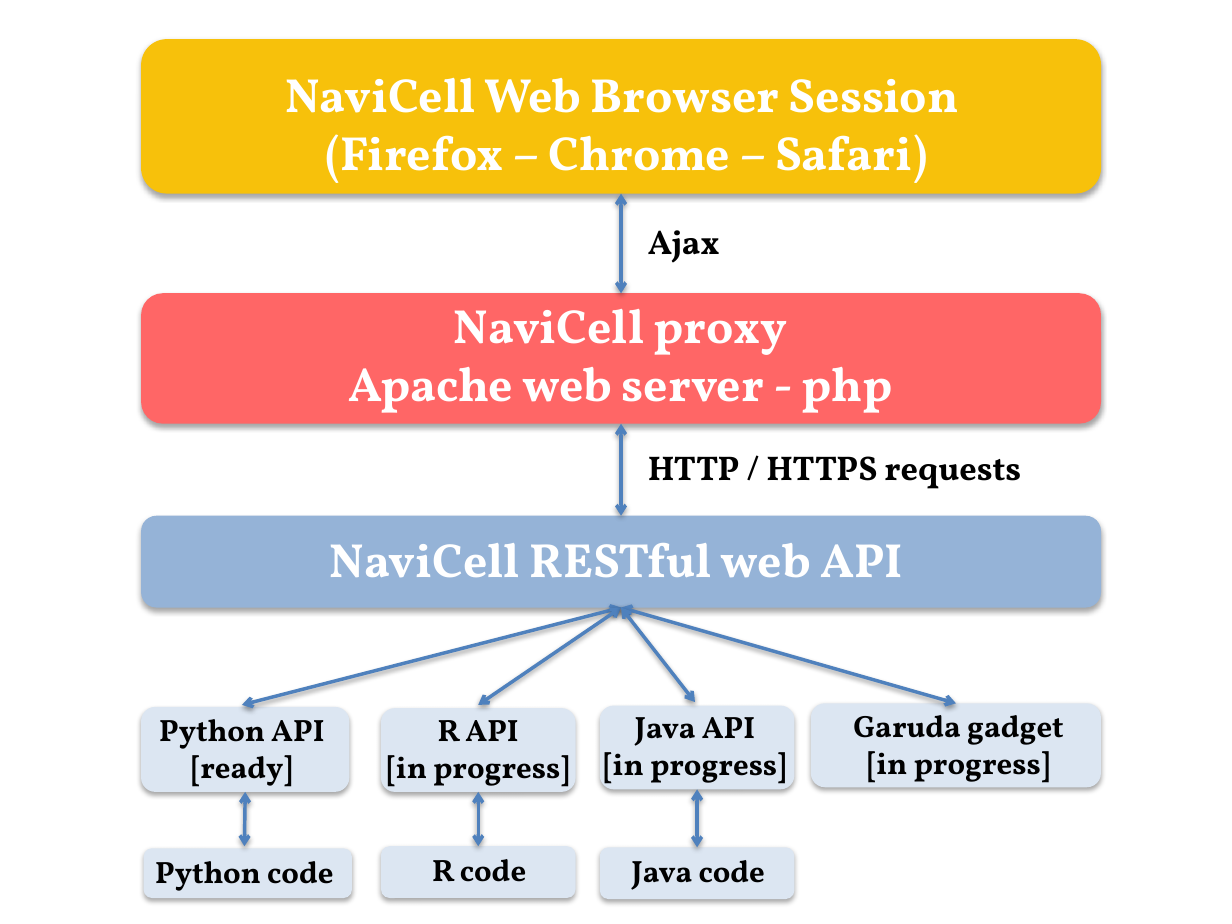
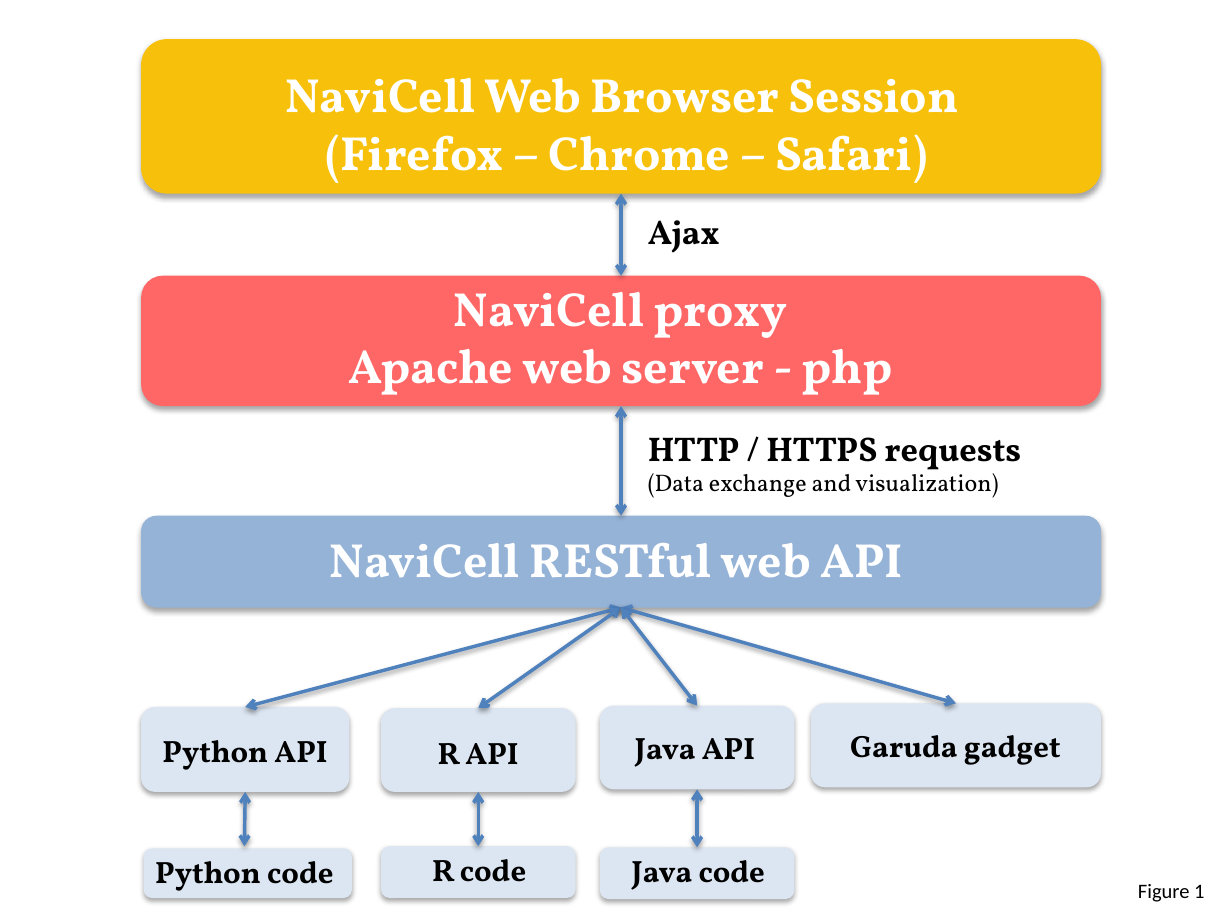
Before and after one commit to sysbio-curie/BiNoM, a slide deck: slide 1 of binom/nar_paper_2015/figures/nav_web_service.pptx. Drawn at 1232x924 pixels with LibreOffice and Linux fonts; fonts in the diff are those of the drawing. Boxes give left, top, right and bottom in pixels: in the first picture for what was removed or moved away, otherwise in the second. Text is boxed around its words. In the diff, an @@ line names an element or a change of style, - is before the commit and + after.

```diff
--- a/binom/nar_paper_2015/figures/nav_web_service.pptx
+++ b/binom/nar_paper_2015/figures/nav_web_service.pptx
@@ double arrow moved from (621, 193) - (621, 293) to (621, 193) - (621, 276) @@
@@ text "Ajax": place and size @@
-text "Ajax" at (648,230,720,263)
+text "Ajax" at (648,220,720,253)
@@ rounded rectangle: place and size @@
-rounded rectangle at (142,293,1101,424)
+rounded rectangle at (142,276,1101,407)
@@ text "NaviCell proxy": place and size @@
-text "NaviCell proxy" at (348,309,892,413)
+text "NaviCell proxy" at (348,292,892,395)
@@ double arrow moved from (621, 424) - (621, 516) to (621, 407) - (621, 516) @@
@@ text "HTTP / HTTPS requests": place and size @@
-text "HTTP / HTTPS requests" at (648,456,1021,489)
+text "HTTP / HTTPS requests" at (648,437,1021,498)
@@ text at (648,468,998,498): paragraph added @@
+(Data exchange and visualization)
@@ double arrow moved from (621, 607) - (241, 705) to (621, 607) - (245, 707) @@
@@ double arrow moved from (621, 607) - (478, 705) to (621, 607) - (478, 708) @@
@@ double arrow moved from (621, 607) - (695, 702) to (621, 607) - (697, 706) @@
@@ text "Python API": place and size @@
-text "Python API" at (159,719,324,787)
+text "Python API" at (162,740,327,770)
@@ text "R API": place and size @@
-text "R API" at (387,720,569,792)
+text "R API" at (438,743,518,765)
@@ text "Java API": place and size @@
-text "Java API" at (604,717,786,790)
+text "Java API" at (635,738,755,767)
@@ text "Garuda gadget": place and size @@
-text "Garuda gadget" at (853,707,1064,788)
+text "Garuda gadget" at (850,735,1061,765)
@@ text at (867,744,1050,788): paragraph removed @@
-[in progress]
@@ text at (191,755,292,787): paragraph removed @@
-[ready]
@@ text at (387,755,569,792): paragraph removed @@
-[in progress]
@@ text at (604,752,786,790): paragraph removed @@
-[in progress]
@@ text added at (1138,884,1204,902), 12 pt, text #000000 @@
+Figure 1
```
Also in this commit, not shown: 2 other files.
